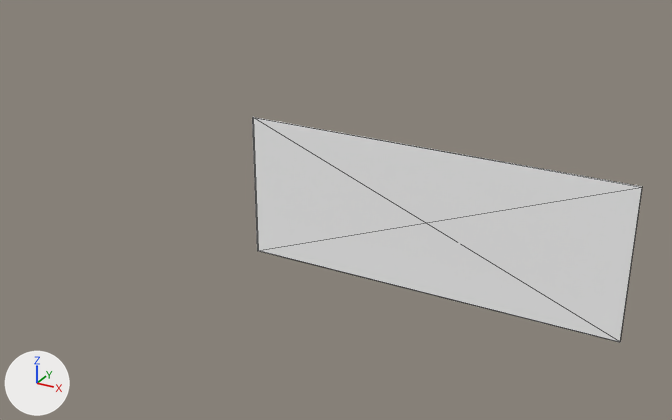
Before and after pictures for a commit that changed the glTF model public/models/plywood/20/plywood-right.glb.
Rendered twice from a 50 mm lens placed at (7.87, -9.17, 6.96), pointed at (1.4, 2.61, 1.08). Every picture has the same lights, and +X, +Y and +Z are marked at lower left. Mesh edges are drawn as thin lines. Where no turn or scale is listed for an object, it has been applied to the vertices. Vertices at the same position are counted once.
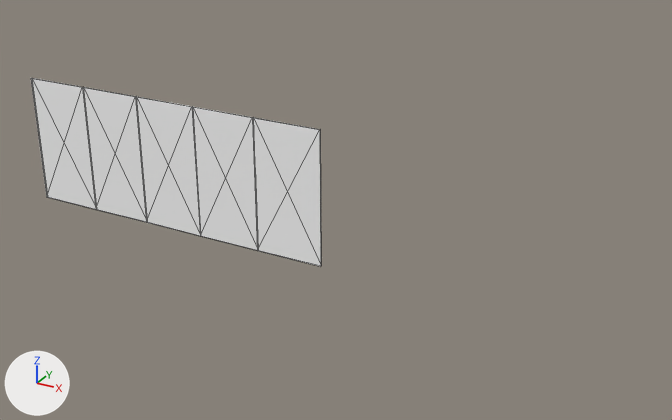
The newer file is also turned or shifted as a whole; pictures and numbers use the older file's frame.

Boxes (x1, y1, x2, y2) around the edits, measured in the pictures (672 x 420 px):
'Mesh_0', mesh rescaled (82% narrower, 33% shorter)
    before: (252, 117, 642, 342)
    after: (252, 117, 321, 267)
'Mesh_4', added
    after: (192, 107, 257, 250)
'Mesh_3', added
    after: (135, 97, 200, 236)
'Mesh_2', added
    after: (82, 87, 146, 222)
'Mesh_1', added
    after: (31, 78, 96, 210)

The change, as a list of edits to the scene's bpy script:
```text
Change me_mesh_0:
    where me_mesh_0.from_pydata(...)  # 8 vertices, 12 faces; spans x 0.07..5.99, y 2.32..2.35, z 0.17..2.47
    used by ob_mesh_0; location = (0.0, 0.0, 0.0)
    me_mesh_0 part 1: the whole mesh is scaled about its middle by (0.203, 1, 0.997), then moved by (-2.36, 0.0, 0.0)
Add me_mesh_4:
    me_mesh_4.from_pydata(...)  # a box spanning x 3.61..4.78, y 0.08..0.11, z 0.17..2.46
    me_mesh_4.materials.append(mat_material_0)  # white #fdfdfd
Add me_mesh_3:
    me_mesh_3.from_pydata(...)  # a box spanning x 2.45..3.61, y 0.08..0.11, z 0.17..2.46
    me_mesh_3.materials.append(mat_material_0)  # white #fdfdfd
Add me_mesh_2:
    me_mesh_2.from_pydata(...)  # a box spanning x 1.29..2.45, y 0.08..0.11, z 0.17..2.46
    me_mesh_2.materials.append(mat_material_0)  # white #fdfdfd
Add me_mesh_1:
    me_mesh_1.from_pydata(...)  # a box spanning x 0.08..1.29, y 0.08..0.11, z 0.17..2.46
    me_mesh_1.materials.append(mat_material_0)  # white #fdfdfd
Add ob_mesh_4:
    ob_mesh_4 = bpy.data.objects.new('Mesh_4', me_mesh_4)
    ob_mesh_4.location = (-4.7, 2.24, 0.0)
Add ob_mesh_3:
    ob_mesh_3 = bpy.data.objects.new('Mesh_3', me_mesh_3)
    ob_mesh_3.location = (-4.7, 2.24, 0.0)
Add ob_mesh_2:
    ob_mesh_2 = bpy.data.objects.new('Mesh_2', me_mesh_2)
    ob_mesh_2.location = (-4.7, 2.24, 0.0)
Add ob_mesh_1:
    ob_mesh_1 = bpy.data.objects.new('Mesh_1', me_mesh_1)
    ob_mesh_1.location = (-4.7, 2.24, 0.0)
```
